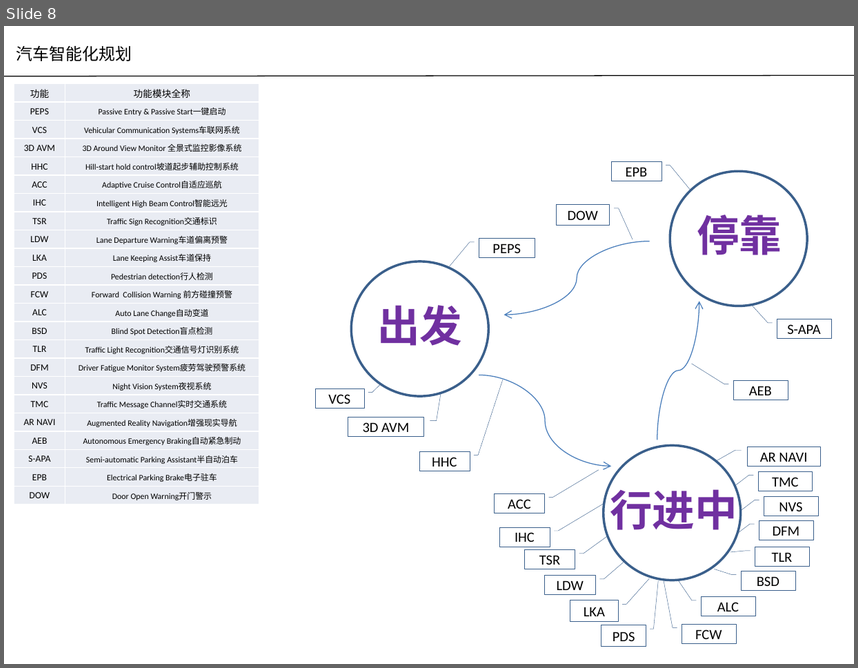
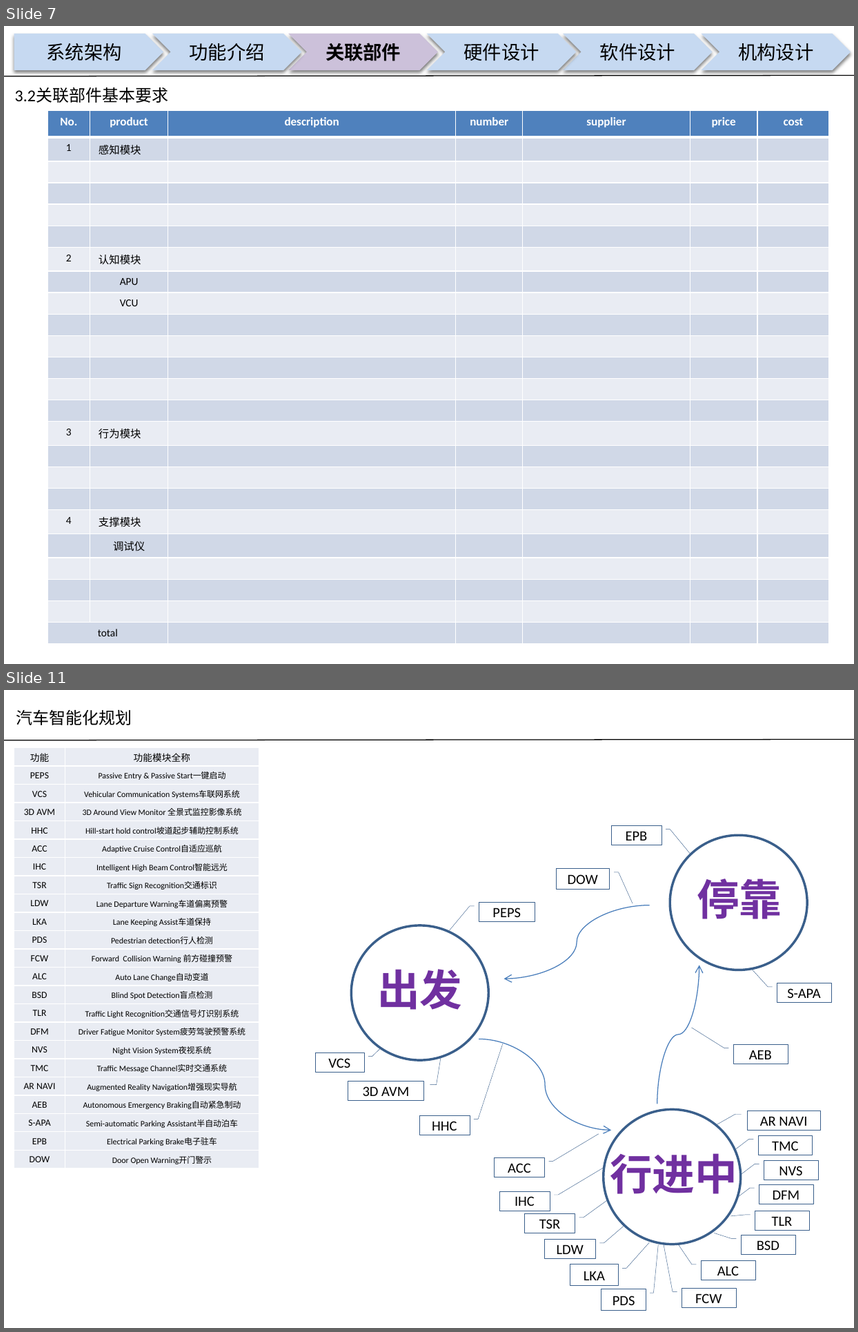
Before and after one commit to guruquan887/VAD01, a slide deck: 01需求分析/docs/specs/00APU设计构想书-VAD01-20180126.pptx. Shown one above the other, each under a label of ours: slide 8 before the commit, slides 7 and 11 after it; the slides between them are not shown. The pictures are 858x668 and 858x1332 pixels, drawn with LibreOffice and Linux fonts; fonts in the diff are those of the drawing; background and template pictures are left out. Boxes give left, top, right and bottom in pixels: in the first picture for what was removed or moved away, otherwise in the second. Text is boxed around its words. In the diff, an @@ line names an element or a change of style, - is before the commit and + after.

Commit message:
00APU设计构想书-VAD01-20180126
00APU设计构想书-VAD01-20180126

```diff
--- a/01需求分析/docs/specs/00APU设计构想书-VAD01-20180126.pptx
+++ b/01需求分析/docs/specs/00APU设计构想书-VAD01-20180126.pptx
@@ slide 7 added at (x1=4, y1=26, x2=854, y2=664), background picture (left out) @@
@@ pentagon arrow added at (x1=14, y1=34, x2=164, y2=70), fill #C6D9F1, 16 pt, text #000000 @@
+系统架构
@@ chevron added at (x1=152, y1=34, x2=301, y2=70), fill #C6D9F1, 16 pt, text #000000 @@
+功能介绍
@@ chevron added at (x1=289, y1=34, x2=439, y2=70), fill #CCC1DA, 16 pt, text #000000, bold @@
+关联部件
@@ chevron added at (x1=426, y1=34, x2=576, y2=70), fill #C6D9F1, 16 pt, text #000000 @@
+硬件设计
@@ chevron added at (x1=562, y1=34, x2=712, y2=70), fill #C6D9F1, 16 pt, text #000000 @@
+软件设计
@@ chevron added at (x1=701, y1=34, x2=851, y2=70), fill #C6D9F1, 16 pt, text #000000 @@
+机构设计
@@ line added from (4, 76) to (854, 75), #000000 0.75 pt @@
@@ text added at (x1=15, y1=87, x2=168, y2=103), 14 pt, text #000000 @@
+3.2关联部件基本要求
@@ table added at (x1=47, y1=110, x2=829, y2=639), 24 rows, 7 columns @@
+No. | product | description | number | supplier | price | cost
+1 | 感知模块 |  |  |  |  | 
+ |  |  |  |  |  | 
+ |  |  |  |  |  | 
+ |  |  |  |  |  | 
+ |  |  |  |  |  | 
+2 | 认知模块 |  |  |  |  | 
+ | APU |  |  |  |  | 
+ | VCU |  |  |  |  | 
+ |  |  |  |  |  | 
+ |  |  |  |  |  | 
+ |  |  |  |  |  | 
+ |  |  |  |  |  | 
+ |  |  |  |  |  | 
+3 | 行为模块 |  |  |  |  | 
+ |  |  |  |  |  | 
+ |  |  |  |  |  | 
+ |  |  |  |  |  | 
+4 | 支撑模块 |  |  |  |  | 
+ | 调试仪 |  |  |  |  | 
+ |  |  |  |  |  | 
+ |  |  |  |  |  | 
+ |  |  |  |  |  | 
+total |  |  |  |  |  | 
@@ what was slide 8 is now slide 11 @@
```
Also in this commit, not shown: 7 slides changed, 2 other slides added, 5 other files.
